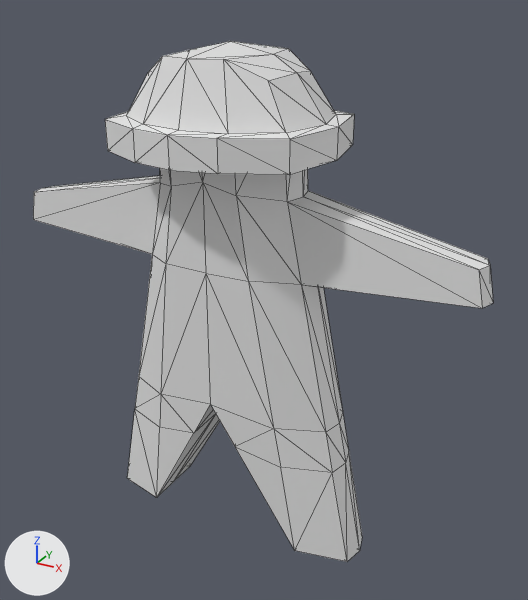
The glTF model Scenes/Player/man.glb as it was, and as the next commit left it.
One viewpoint serves both versions: a camera (50 mm lens) standing at (3.09, -5.04, 4.89) and looking at (0.23, 0.17, 2.29). Every picture has the same lights, and +X, +Y and +Z are marked at lower left. Mesh edges are drawn as thin lines. Vertices at the same position are counted once.
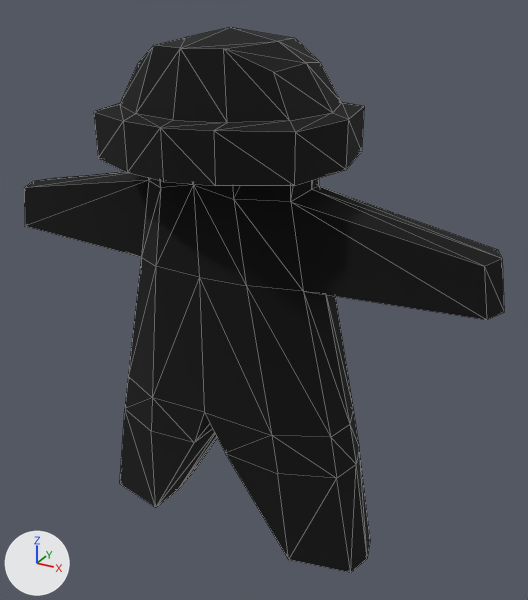
What the commit changed:
Material 'OH_Outline_Material' (mat_oh_outline_material) is new.
Its base color is (0.0, 0.0, 0.0) (black #000000).
Its roughness is 1.0.
me_cube_001 is used by ob_cube_001; location (0.0, 0.0, 1.474).
me_cube_001 had 159 vertices, 312 faces and spanned x -2.21..2.21, y -0.83..0.86, z -1.46..2.98.
me_cube_001 now has 318 vertices, 624 faces and spans x -2.3..2.3, y -0.9..0.94, z -1.54..3.08.
me_cube_001 part 1: a new loose piece of 93 vertices spanning x -2.3..2.3, y -0.5..0.59, z -1.54..2.85, in mat_oh_outline_material (black #000000).
me_cube_001 part 2: a new loose piece of 66 vertices spanning x -1.0..1.0, y -0.9..0.94, z 2.05..3.08, in mat_oh_outline_material (black #000000).
me_cube_001 now uses material mat_oh_outline_material (black #000000).

Pixel boxes (x1, y1, x2, y2) of what changed, in the pictures (528 x 600 px):
'Cube.001', reshaped
    before: (33, 41, 493, 562)
    after: (24, 27, 504, 573)
part 1 of me_cube_001, added (black)
    after: (24, 172, 504, 573)
part 2 of me_cube_001, added (black)
    after: (94, 27, 364, 186)
